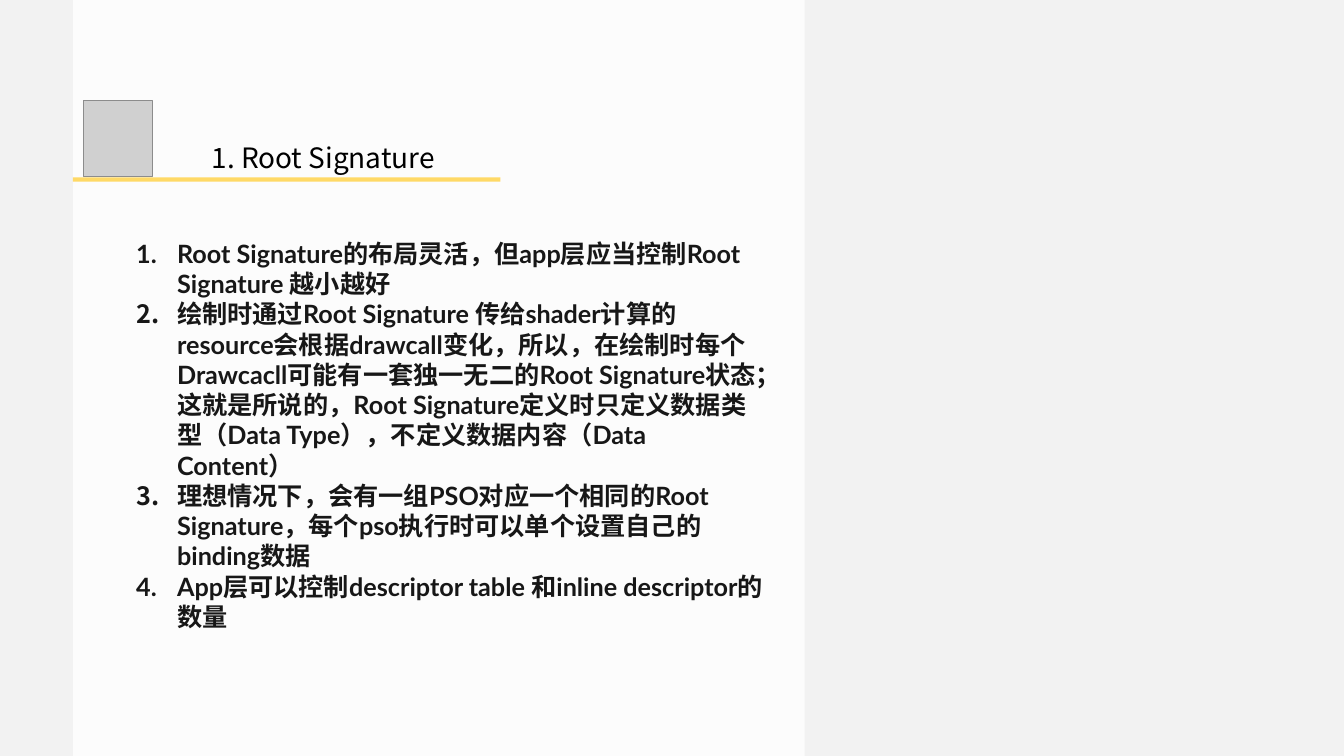
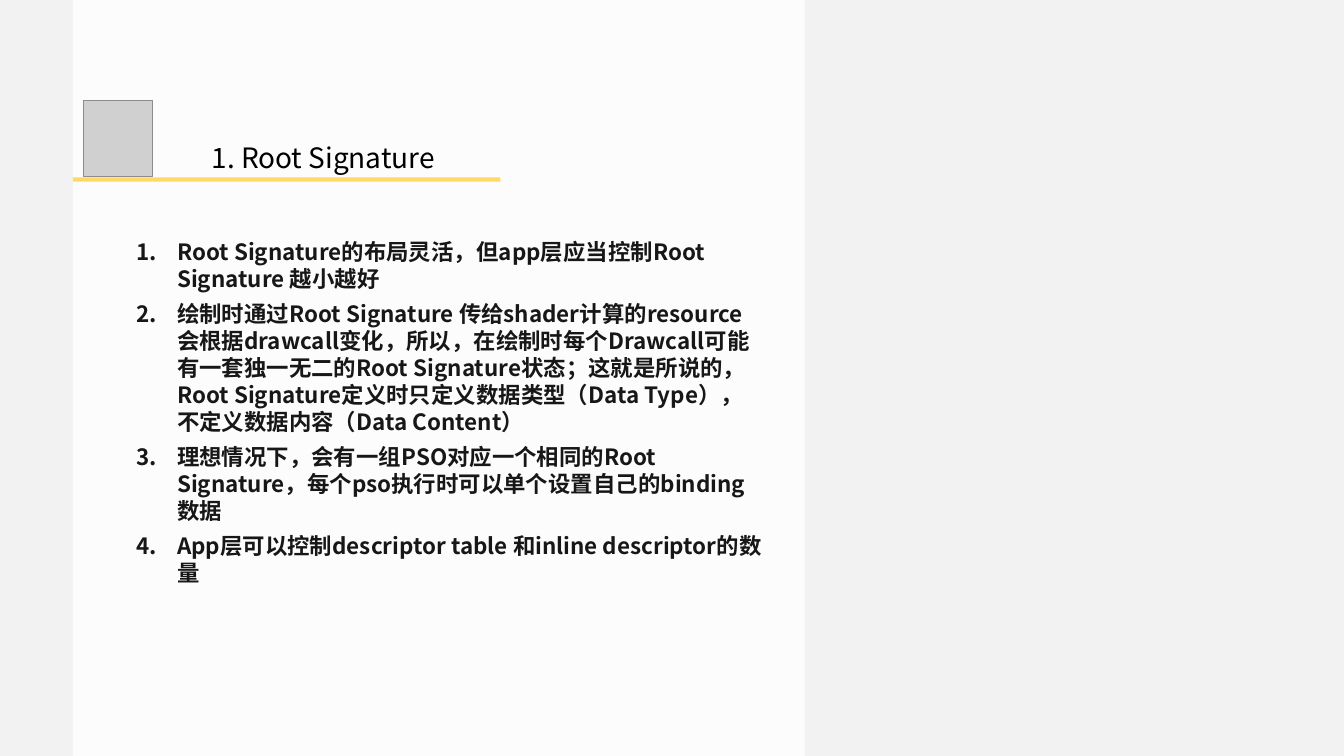
Before and after one commit to doomlover/KSGameEngineTutorials, a slide deck: slide 23 of PPTs/05.深入DX12绘制二.pptx. Drawn at 1344x756 pixels with LibreOffice and Linux fonts; fonts in the diff are those of the drawing; grey boxes stand for pictures. Boxes give left, top, right and bottom in pixels: in the first picture for what was removed or moved away, otherwise in the second. Text is boxed around its words. In the diff, an @@ line names an element or a change of style, - is before the commit and + after.

Commit message:
更新05内容

```diff
--- a/PPTs/05.深入DX12绘制二.pptx
+++ b/PPTs/05.深入DX12绘制二.pptx
@@ text at bbox=[177, 241, 745, 559]: size 36 to 32 pt, font Lato to Noto Sans CJK SC in "Root Signature的布局灵活，但app层应当控制Root Signature 越小越好", "理想情况下，会有一组PSO对应一个相同的Root Signature，每个pso执行时可以单个设置自己的binding数 ...", "App层可以控制descriptor table 和inline descriptor的数量"; more space between paragraphs @@
@@ text at bbox=[177, 303, 750, 432]: text changed; size 36 to 32 pt; font Lato to Noto Sans CJK SC @@
-2. 绘制时通过Root Signature 传给shader计算的resource会根据drawcall变化，所以，在绘制时每个Drawcacll可能有一套独一无二的Root Signature状态；这就是所说的，Root Signature定义时只定义数据类型（Data Type），不定义数据内容（Data Content）
+2. 绘制时通过Root Signature 传给shader计算的resource会根据drawcall变化，所以，在绘制时每个Drawcall可能有一套独一无二的Root Signature状态；这就是所说的，Root Signature定义时只定义数据类型（Data Type），不定义数据内容（Data Content）
```
Also in this commit, not shown: 8 other slides changed.
